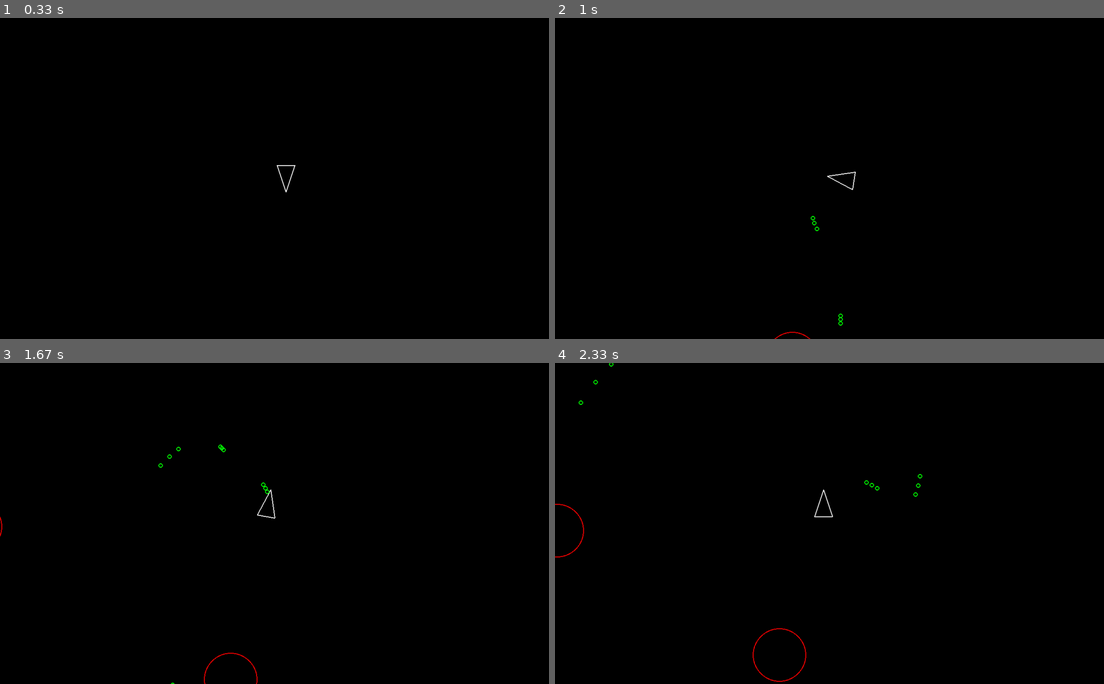
Above: before the commit, frames 1-4 (two rows, left to right).
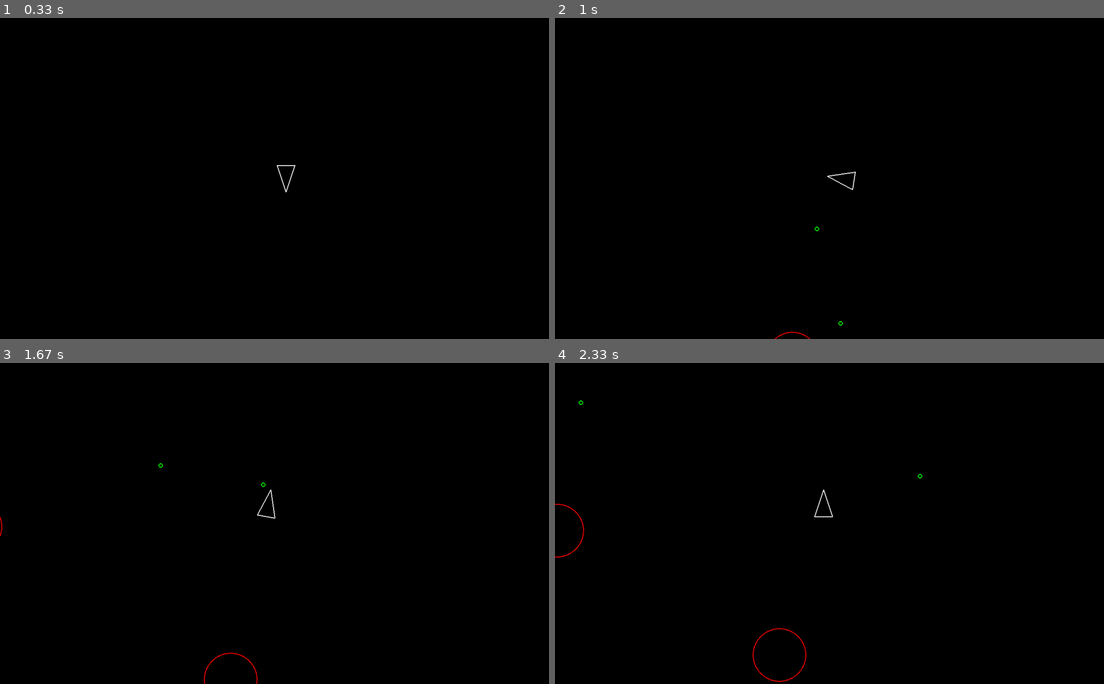
Above: after the commit, the same moments.

Repository: Yohmike/boot.dev-projects
Game: pygame game, started from pygame_asteroid/main.py
The game is run twice, just before and just after one commit, with the same random seed, the same clock (stepped at 60 frames per second) and the same inputs.
Inputs:
- Up to frame 1 (0.33 s): no input
- Up to frame 2 (1 s): tap Space at 0.33, 0.73 s; hold D from 0.67 s (still down)
- Up to frame 3 (1.67 s): tap Space at 1.03, 1.23, 1.57 s; release D at 1.13 s; hold W 1.17-1.47 s; hold D from 1.5 s (still down)
- Up to frame 4 (2.33 s): tap Space at 1.87, 2.07 s; release D at 1.97 s; hold A from 2 s (still down)

Frame 1 is identical in both runs. In frame 2, less than 0.1% of the frame differs, in the area x 46-53%, y 61-95%; in frame 3, less than 0.1%; in frame 4, less than 0.1%, in the area x 6-67%, y 0-42%.

Commit message:
decrease shot rate CH3:4

Diff:
--- a/pygame_asteroid/constants.py
+++ b/pygame_asteroid/constants.py
@@ -10,5 +10,6 @@
 PLAYER_TURN_SPEED = 300
 PLAYER_SPEED = 200
 PLAYER_SHOT_SPEED = 500
+PLAYER_SHOOT_COOLDOWN = 0.3
 
 SHOT_RADIUS = 5
--- a/pygame_asteroid/player.py
+++ b/pygame_asteroid/player.py
@@ -8,6 +8,7 @@
     def __init__(self, x, y, radius):
         super().__init__(x, y, radius)
         self.rotation = 0
+        self.shot_cooldown = 0
 
     # in the player class
     def triangle(self):
@@ -43,10 +44,16 @@
         if keys[pygame.K_SPACE]:
             self.shoot()
 
+        self.shot_cooldown -= dt
+
     def move(self, dt):
         forward = pygame.Vector2(0, 1).rotate(self.rotation)
         self.position += forward * PLAYER_SPEED * dt
 
     def shoot(self):
-        shot = Shot(*self.position)
-        shot.velocity = pygame.Vector2(0, 1).rotate(self.rotation) * PLAYER_SHOT_SPEED
+        if self.shot_cooldown <= 0:
+            shot = Shot(*self.position)
+            shot.velocity = (
+                pygame.Vector2(0, 1).rotate(self.rotation) * PLAYER_SHOT_SPEED
+            )
+            self.shot_cooldown = PLAYER_SHOOT_COOLDOWN
